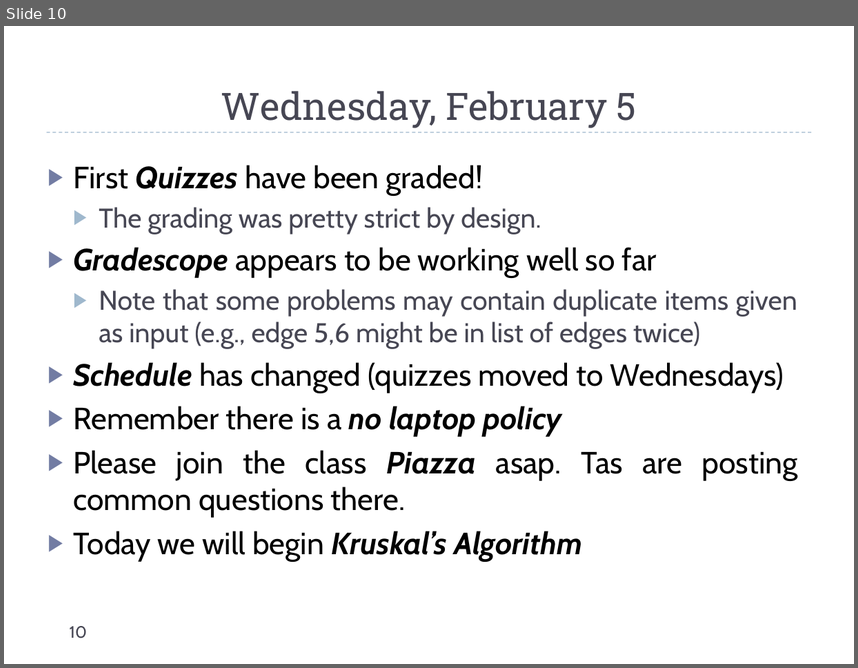
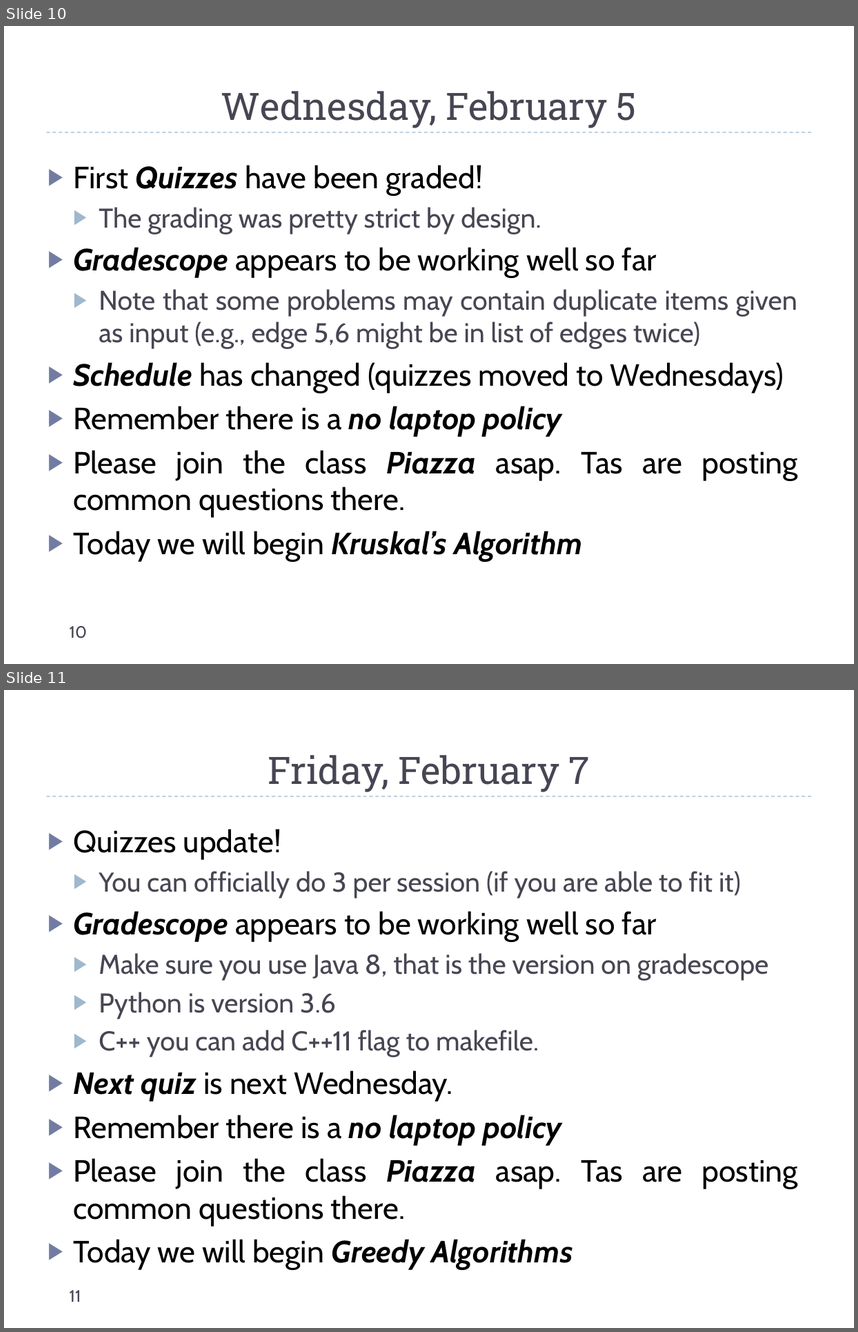
Before and after one commit to markfloryan/dsa2, a slide deck: slides/dailyAnnouncements.pptx. Shown one above the other, each under a label of ours: slide 10 before the commit, slides 10 and 11 after it. The pictures are 858x668 and 858x1332 pixels, drawn with LibreOffice and Linux fonts; fonts in the diff are those of the drawing. Boxes give left, top, right and bottom in pixels: in the first picture for what was removed or moved away, otherwise in the second. Text is boxed around its words. In the diff, an @@ line names an element or a change of style, - is before the commit and + after.

```diff
--- a/slides/dailyAnnouncements.pptx
+++ b/slides/dailyAnnouncements.pptx
@@ slide 11 added at box(4, 690, 854, 1328), background #FFFFFF; not listed: 1 template element that a slide beside it also shows @@
@@ title added at box(268, 755, 590, 792), 32 pt, text #464653 @@
+Friday, February 7
@@ text added at box(73, 829, 798, 1270), 26 pt, text #000000 @@
+▶ Quizzes update!
+  ▶ You can officially do 3 per session (if you are able to fit it)
+▶ Gradescope appears to be working well so far
+  ▶ Make sure you use Java 8, that is the version on gradescope
+  ▶ Python is version 3.6
+  ▶ C++ you can add C++11 flag to makefile.
+▶ Next quiz is next Wednesday.
+▶ Remember there is a no laptop policy
+▶ Please join the class Piazza asap. Tas are posting common questions there.
+▶ Today we will begin Greedy Algorithms
@@ page number added at box(70, 1290, 81, 1301), 14 pt, text #464653 @@
+11
```
Also in this commit, not shown: 2 other files.
